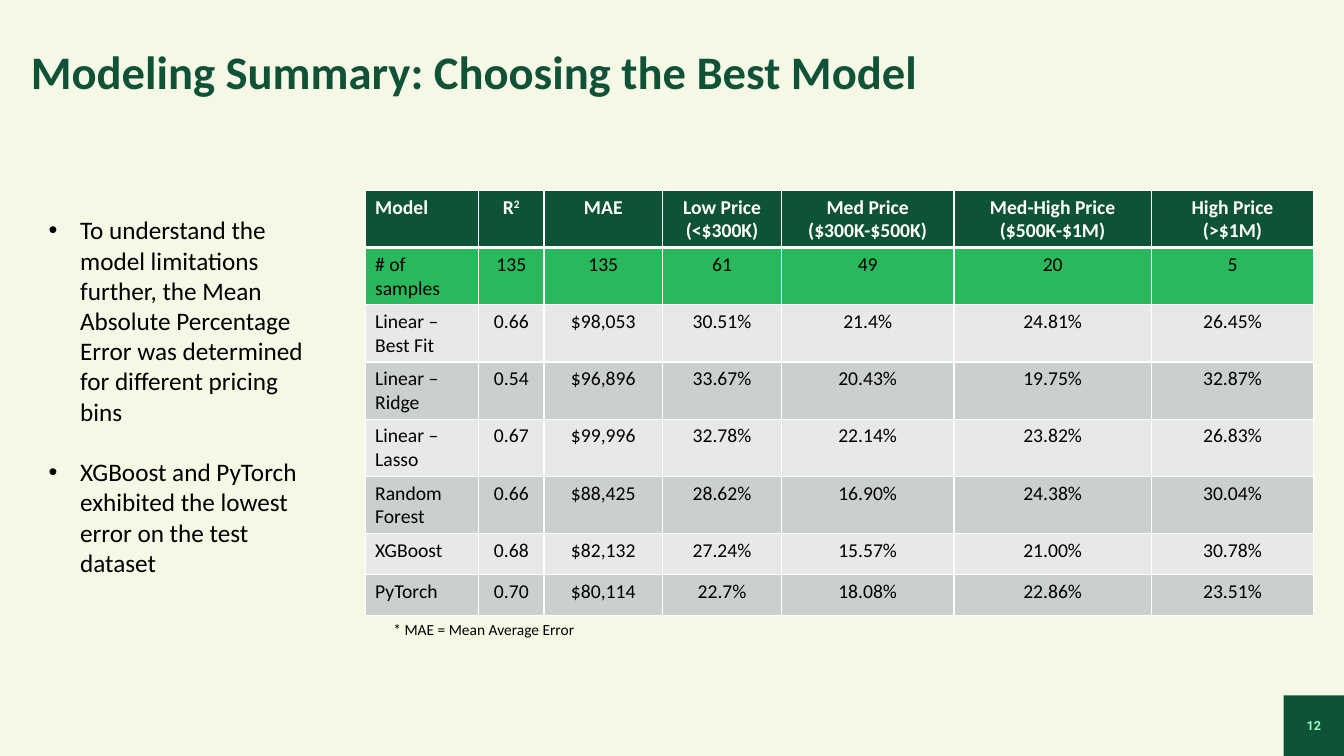
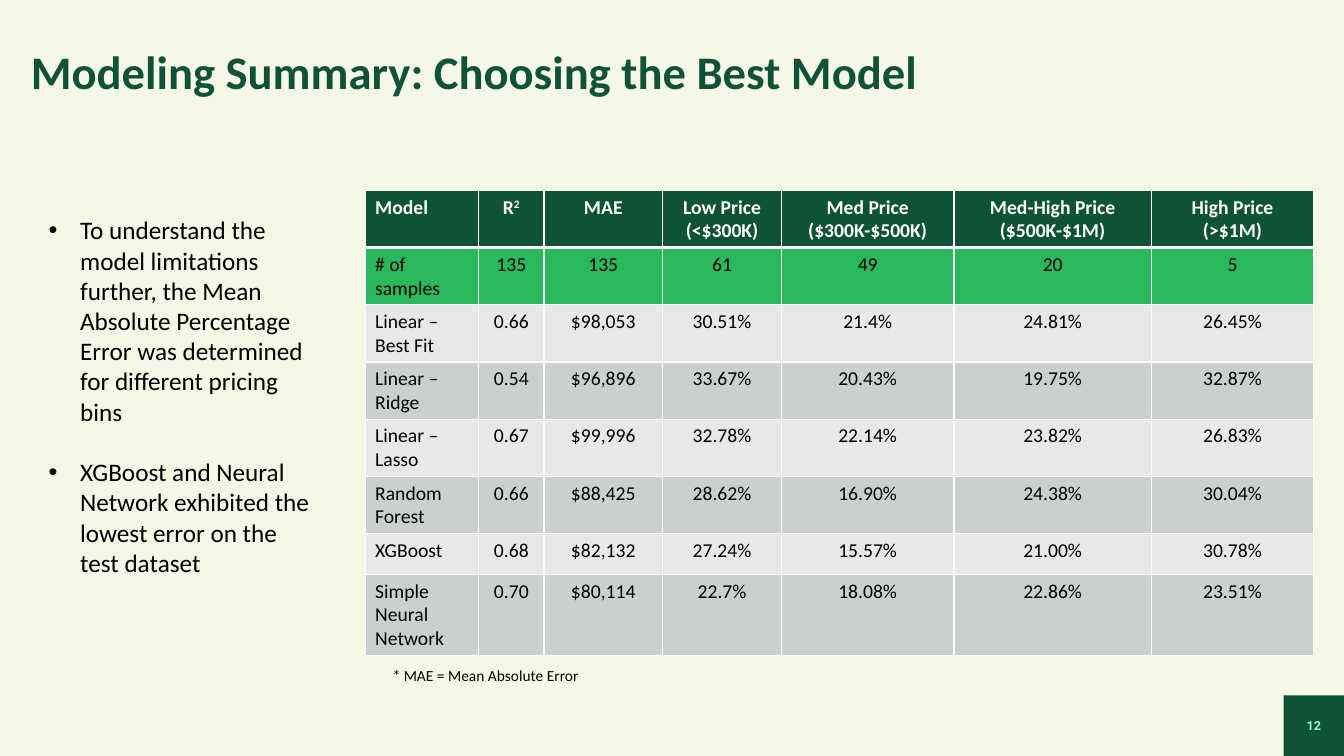
Before and after one commit to benpeters252/Projects, a slide deck: slide 12 of Springboard/Capstone MN Housing Cost/MN Housing.pptx. Drawn at 1344x756 pixels with LibreOffice and Linux fonts; fonts in the diff are those of the drawing. Boxes give left, top, right and bottom in pixels: in the first picture for what was removed or moved away, otherwise in the second. Text is boxed around its words. In the diff, an @@ line names an element or a change of style, - is before the commit and + after.

```diff
--- a/Springboard/Capstone MN Housing Cost/MN Housing.pptx
+++ b/Springboard/Capstone MN Housing Cost/MN Housing.pptx
@@ table at [365,191,1315,655] @@
-row 8, column 1: PyTorch
+row 8, column 1: Simple Neural Network
@@ text at [80,463,309,573]: text changed @@
-• XGBoost and PyTorch exhibited the lowest error on the test dataset
+• XGBoost and Neural Network exhibited the lowest error on the test dataset
@@ text at [404,670,579,681]: text changed @@
-* MAE = Mean Average Error
+* MAE = Mean Absolute Error
```
Also in this commit, not shown: 7 other slides changed, 2 other files.
